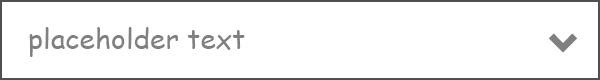
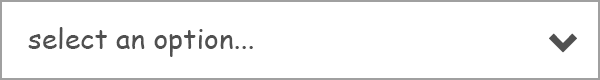
Layers edited between the first and the second 600px x 80px image:
renamed "placeholder text" to "select an option...", painted on it over [28,27,253,57]
painted on "navigatedown" over [549,33,577,53]
painted on "Rounded Rectangle 1" over [0,0,600,80]
